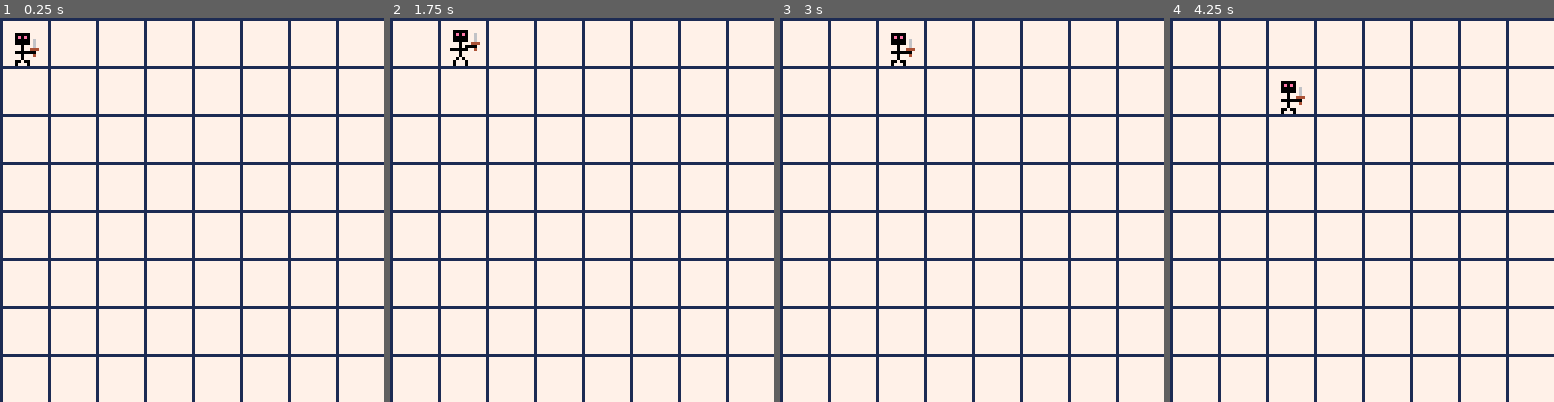
Above: before the commit, frames 1-4 (left to right).
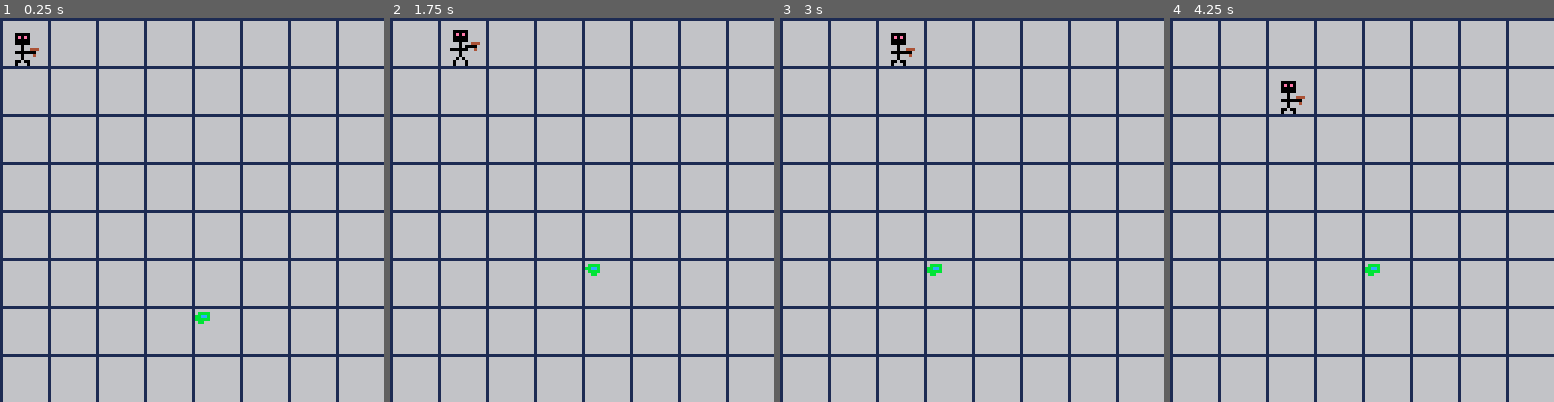
Above: after the commit, the same moments.

Repository: ash2q/into_madness
Game: PICO-8 cartridge into_madness.p8
The game is run twice, just before and just after one commit, with the same random seed, the same clock (stepped at 60 frames per second) and the same inputs.
Inputs:
- Up to frame 1 (0.25 s): no input
- Up to frame 2 (1.75 s): tap X (X key) at 0.33, 1.07 s; tap O (Z key) at 0.7, 1.7 s; hold Right from 1.6 s (still down)
- Up to frame 3 (3 s): tap X (X key) at 1.85, 2.97 s; release Right at 2.1 s; tap O (Z key) at 2.1, 2.5, 2.9 s; hold Up 2.15-2.42 s; hold Right from 2.47 s (still down)
- Up to frame 4 (4.25 s): release Right at 3.03 s; hold Left 3.08-3.58 s; tap O (Z key) at 3.3, 3.7, 4.1 s; hold Down 3.63-3.97 s; hold Right from 4.02 s (still down); tap X (X key) at 4.08 s

The runs differ from the first frame. In frame 1, 88% of the frame differs, in the area x 0-100%, y 0-100%; in frame 2, 88%; in frame 3, 88%; in frame 4, 88%.

Commit message:
Add combat mode framework

Diff:
--- a/into_madness.p8
+++ b/into_madness.p8
@@ -1,6 +1,10 @@
 pico-8 cartridge // http://www.pico-8.com
 version 41
 __lua__
+--into madness
+--by alek(ash2q)
+
+--turn based functions
 --into madness
 --a turn based rogue like with
 --a sanity mechanic
@@ -18,17 +22,17 @@
 anim_c=0
 state=game_state.dungeon
 
-p1={
-	tb_anim={64,64,72,72},
-	tb_mv_anim={64,66,68,70},
-	tb_x=0,
-	tb_y=0,
-	tb_moving=false
-}
+function copy_into(dest,source)
+	for k,v in pairs(source) do
+		dest[k]=v
+	end
+end
 
 
 function _init()
 	printh("--init--")
+	init_tb_enemies()
+	tb_spawn_slime(4*16,6*16)
 end
 
 function _update()
@@ -36,51 +40,72 @@
 	if state==game_state.dungeon
 		then
 		dungeon_mode()
+	elseif state==game_state.combat
+		then
+		combat_mode()
 	end
 end
 
 apply_fns={}
+turn_over=false
 function dungeon_mode()
-	cls(7)
+	cls(6)
 	palt(0,false)
 	palt(7,true)
 
-	move_entities()
 
 	tb_controls()
-
+	if turn_over then
+		move_entities()
+		turn_over=false
+	end
 
 	draw_grid()
-	draw_player()
-
-
-end
-
-entities={}
+	tb_draw_player()
+	tb_draw_entities()
+	turn_over=false
+end
+
+
+function tb_add_entity(e)
+	add(entities, e)
+end
+
+function tb_draw_entities()
+	for e in all(entities) do
+		tb_draw_entity(e)
+	end
+end
+
+function tb_trace_still(e)
+	--do nothing
+	turn_over=true
+end
+
 function move_entities()
 	for e in all(entities) do
-		if e.moving then
-			m=e.moving%16
-		end
-	end
-end
-
-function draw_player()
+		e.tb_move(e)
+		assert(turn_over==true)
+	end
+end
+
+function tb_draw_player()
 	tb_draw_entity(p1)
 end
 
 function tb_draw_entity(e)
 	c=flr(anim_c/3)
-	if e.tb_moving
-	then
-		anim=e.tb_mv_anim
-	else
-		anim=e.tb_anim
-	end
-	tmp=(c%#anim)+1
-	printh("tmp: "..tmp)
-	spr(anim[tmp],
-		e.tb_x,e.tb_y,2,2)
+	--if e.tb_moving
+	--then
+		--anim=e.tb_mv_anim
+	--else
+	--anim=e.tb_anim
+	--end
+	tmp=(c%#e.tb_anim)+1
+	spr(e.tb_anim[tmp],
+		e.tb_x,e.tb_y,
+		e.tb_spr_size,
+		e.tb_spr_size)
 end
 
 function draw_grid()
@@ -129,67 +156,273 @@
 end
 
 function tb_mv_left(e)
-	e.moving=true
+	e.moved=true
 	e.tb_x-=16
+	turn_over=true
 end
 function tb_mv_right(e)
-	e.moving=true
+	e.moved=true
 	e.tb_x+=16
+	turn_over=true
 end
 function tb_mv_up(e)
-	e.moving=true
+	e.moved=true
 	e.tb_y-=16
+	turn_over=true
 end
 function tb_mv_down(e)
-	e.moving=true
+	e.moved=true
 	e.tb_y+=16
-end
-…(49 lines of a section not shown)…
+	turn_over=true
+end
+
+function tb_same_pos(e1,e2)
+	--printh("ex1: "..e1.tb_x..", ex2: "..e2.tb_x)
+	if e1.tb_x==e2.tb_x and
+			e1.tb_y==e2.tb_y
+		then
+		return true
+	else
+		return false
+	end
+end
+
+function tb_move_square(e)
+
+	if e.t_cnt==nil then
+		e.t_cnt=4
+	end
+	if e.t_cnt==4 then
+		tb_mv_up(e)
+	elseif e.t_cnt==3 then
+		tb_mv_left(e)
+	elseif e.t_cnt==2 then
+		tb_mv_down(e)
+	elseif e.t_cnt==1 then
+		tb_mv_right(e)
+		e.t_cnt=nil
+	end
+	if e.t_cnt!=nil then
+		e.t_cnt-=1
+	end
+
+	if tb_same_pos(p1,e)
+	then
+		trigger_combat(e)
+	end
+end
+
+
+-->8
+--specs,defs,spawns
+
+entities={}
+
+p1={
+	enemy=false,
+	tb_anim={64,64,72,72},
+
+	tb_spr_size=2,
+	--tb_mv_anim={64,66,68,70},
+	tb_x=0,
+	tb_y=0,
+
+	c_anim={8,9,10,11},
+	c_idle_anim={8,8,12,12},
+	c_sz=0.75
+}
+
+--moves is what can be done
+--without "clarity"
+m_punch={}
+
+--actions is what can be done
+--with charges of clarity
+a_fireball={}
+
+e_slime={}
+
+
+
+function init_tb_enemies()
+	e_slime={
+		etype=1, --todo
+		tb_anim={6,6,7,7},
+		tb_spr_size=1,
+		c_anim={6,7},
+		health=10,
+		dmg=2,
+		spd=1.0,
+		def=2,
+		moves={},
+		actions={},
+		tb_move=tb_move_square,
+	}
+end
+
+
+
+function tb_spawn_slime(x,y)
+	e={
+		tb_x=x,
+		tb_y=y,
+		--tb_anim={6,7}
+	}
+	copy_into(e,e_slime)
+	tb_add_entity(e)
+end
+-->8
+--combat
+
+--all enemies within the same
+--grid position
+enemies={}
+
+function trigger_combat(e)
+	setup_combat()
+	state=game_state.combat
+end
+
+function setup_combat()
+	p1.x=8
+	p1.y=72
+	p1.moved=false
+	for e in all(entities) do
+		if tb_same_pos(p1,e)
+		then
+			add(enemies,e)
+		end
+	end
+	y=24
+	for e in all(enemies) do
+		e.x=80
+		e.y=y
+		e.moved=false
+		y+=12
+	end
+end
+
+function combat_mode()
+	cls(6)
+	palt(0,false)
+	palt(7,true)
+	c_draw_player()
+	c_draw_enemies()
+
+	c_player_control()
+
+end
+
+function c_player_control()
+
+	yvel=0
+	xvel=0
+	if btn(0) then
+		xvel=-1
+	end
+	if btn(1) then
+		xvel=1
+	end
+	if btn(2) then
+		yvel=-1
+	end
+	if btn(3) then
+		yvel=1
+	end
+	if btn(4) then
+		--use
+		human_reset=false
+	end
+	if btn(5)
+			and human_reset then
+		--use item?
+		human_reset=false
+	end
+
+	--compensate diagnol moves
+	if abs(xvel)>0 and abs(yvel)>0
+		then
+		xvel*=0.707
+		yvel*=0.707
+	end
+	p1.moved=
+		abs(xvel)>0 or abs(yvel)>0
+
+	p1.x+=xvel
+	p1.y+=yvel
+
+end
+
+
+function c_draw_player()
+	anim={}
+	if p1.moved!=nil and p1.moved
+		then
+		anim=p1.c_anim
+	else
+		anim=p1.c_idle_anim
+	end
+	c=flr(anim_c/3)
+	tmp=c%#anim
+	tmp+=1
+	spr(anim[tmp],p1.x-3,p1.y-3)
+end
+
+function c_draw_enemies()
+	for e in all(enemies) do
+		c=flr(anim_c/3)
+		anim=e.c_anim
+		tmp=(c%#anim)+1
+		spr(anim[tmp],e.x-4,e.y-4)
+	end
+end
+…(50 lines of a section not shown)…
Not shown, changed: 32 lines of the sprite sheet (__gfx__) section of into_madness.p8
